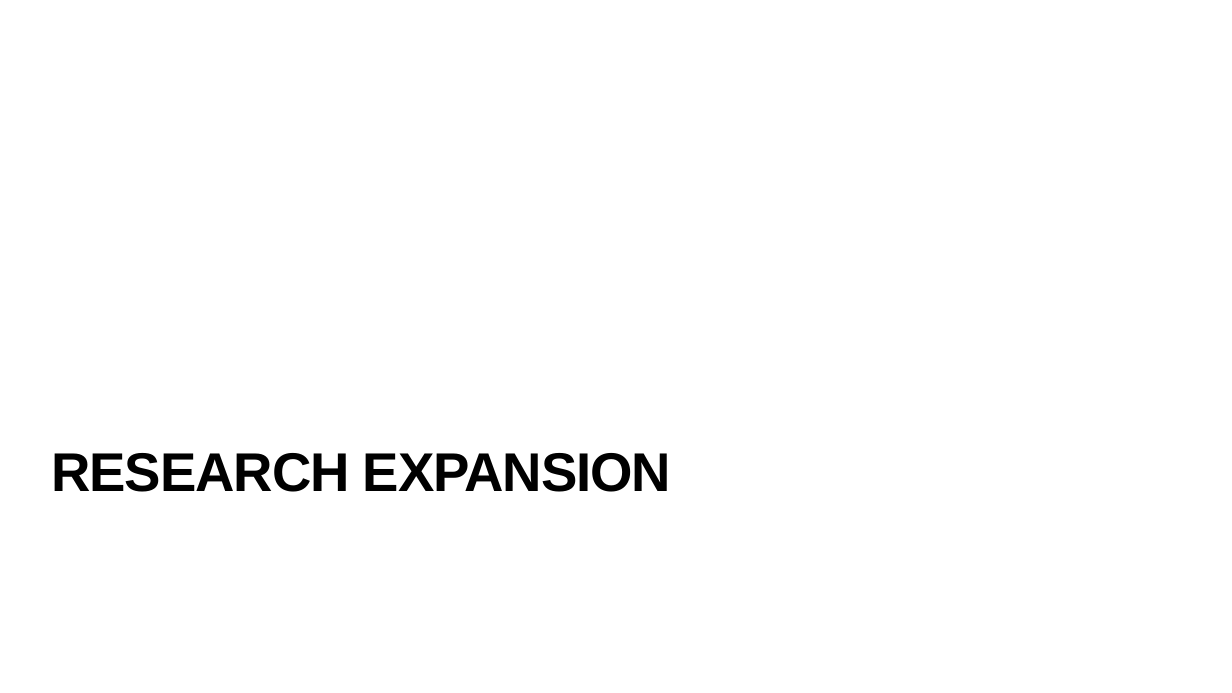
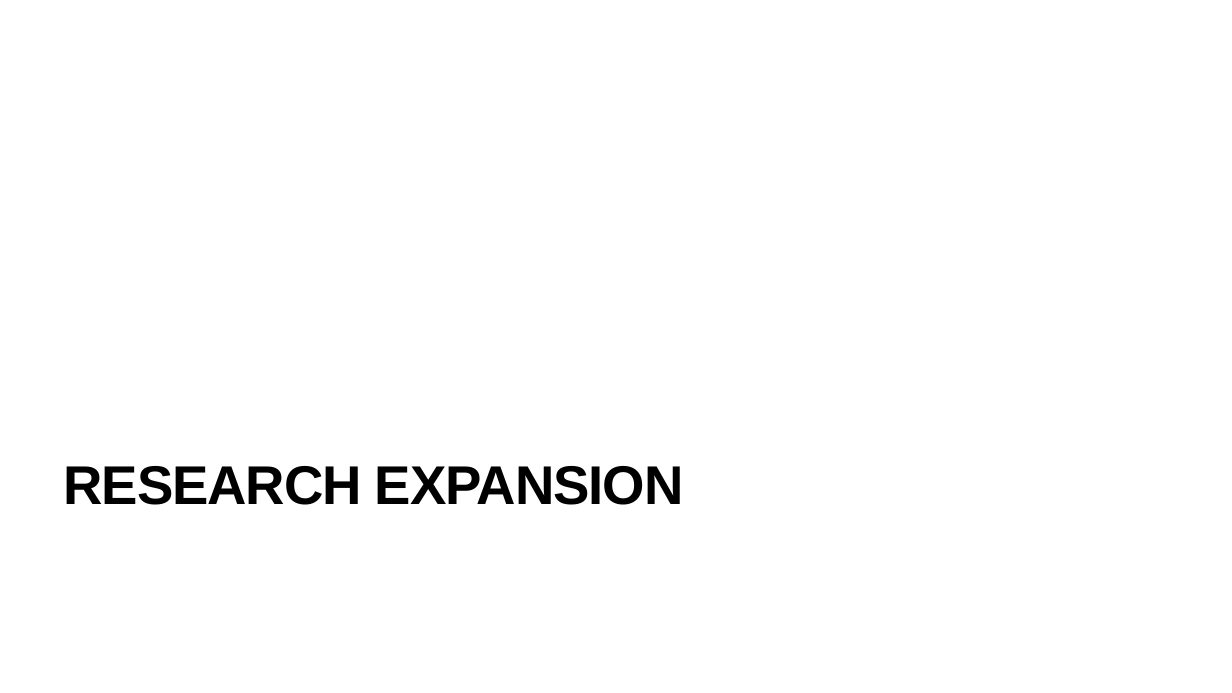
Before and after one commit to anaterovic/UZOP, a slide deck: slide 6 of Presentation.pptx (slide 5 before the commit). Drawn at 1232x693 pixels with LibreOffice and Linux fonts; fonts in the diff are those of the drawing. Boxes give left, top, right and bottom in pixels: in the first picture for what was removed or moved away, otherwise in the second. Text is boxed around its words. In the diff, an @@ line names an element or a change of style, - is before the commit and + after.

```diff
--- a/Presentation.pptx
+++ b/Presentation.pptx
@@ title "RESEARCH EXPANSION": place and size @@
-title "RESEARCH EXPANSION" at [51, 453, 671, 492]
+title "RESEARCH EXPANSION" at [64, 466, 683, 505]
```
Also in this commit, not shown: 6 other slides changed, 1 slide added, 1 other file.
